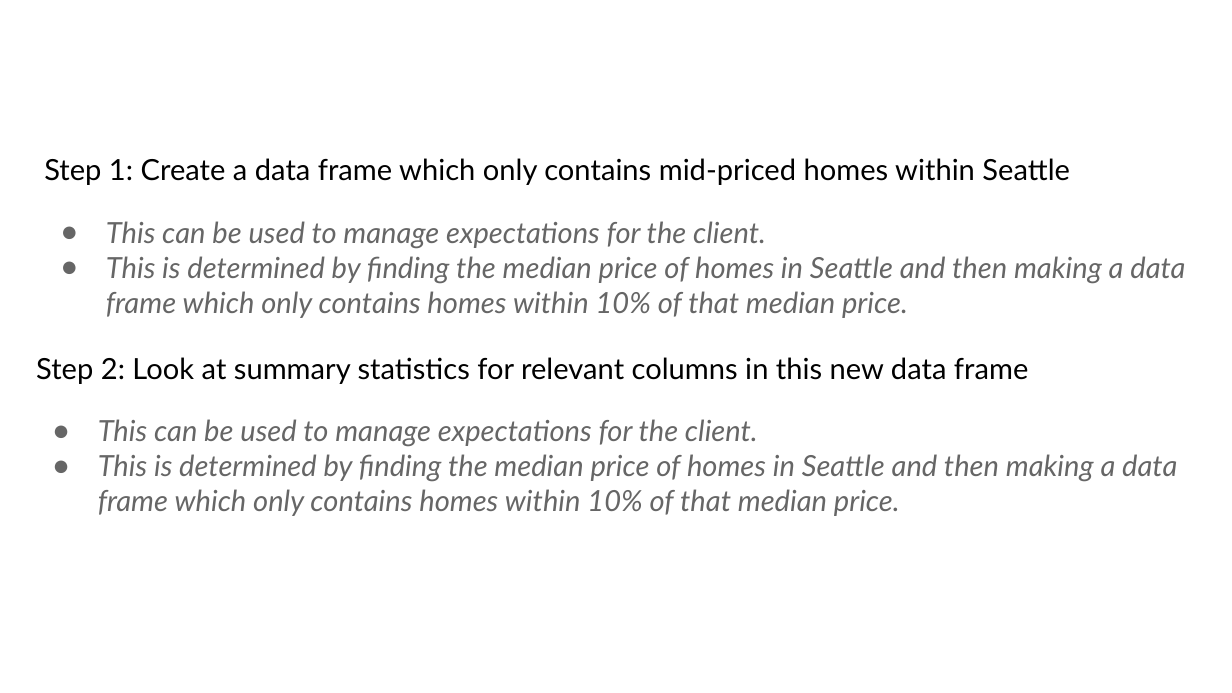
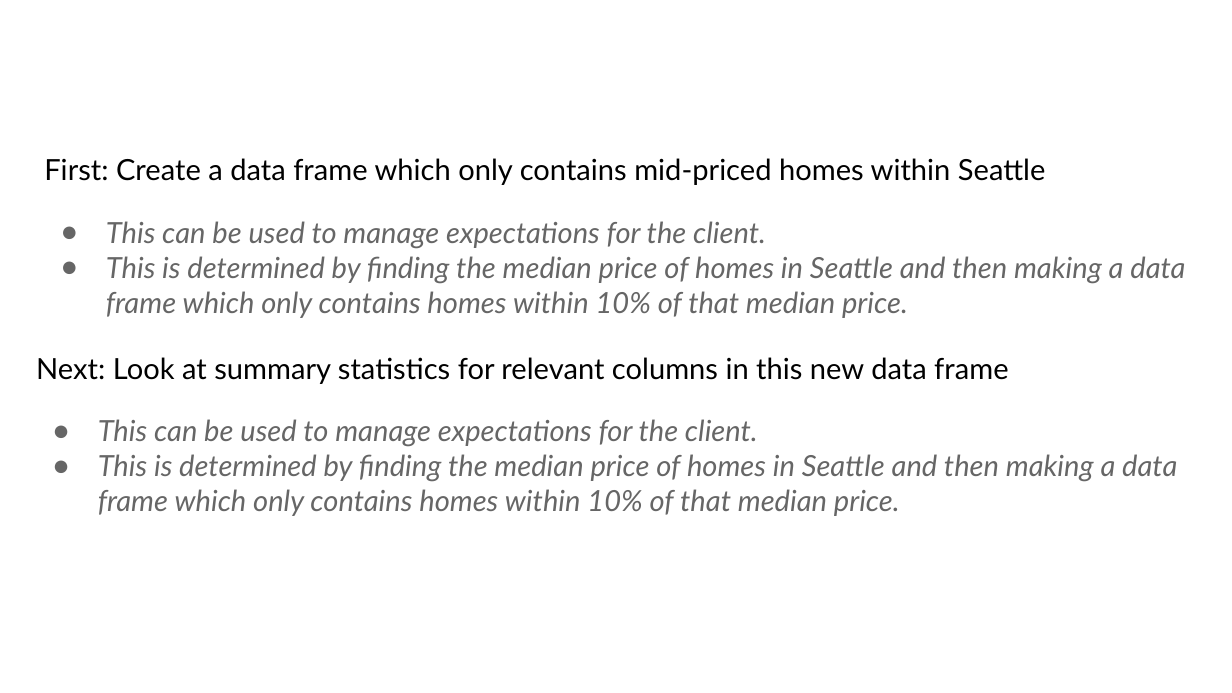
Before and after one commit to hannahdoyal/eda-real-estate-data, a slide deck: slide 13 of king_county_project_presentation.pptx. Drawn at 1232x693 pixels with LibreOffice and Linux fonts; fonts in the diff are those of the drawing. Boxes give left, top, right and bottom in pixels: in the first picture for what was removed or moved away, otherwise in the second. Text is boxed around its words. In the diff, an @@ line names an element or a change of style, - is before the commit and + after.

Commit message:
last changes

```diff
--- a/king_county_project_presentation.pptx
+++ b/king_county_project_presentation.pptx
@@ text at [44,158,1046,185]: text changed @@
-Step 1: Create a data frame which only contains mid-priced homes within Seattle
+First: Create a data frame which only contains mid-priced homes within Seattle
@@ text at [36,357,1008,384]: text changed @@
-Step 2: Look at summary statistics for relevant columns in this new data frame
+Next: Look at summary statistics for relevant columns in this new data frame
```
Also in this commit, not shown: 1 other slide changed.
